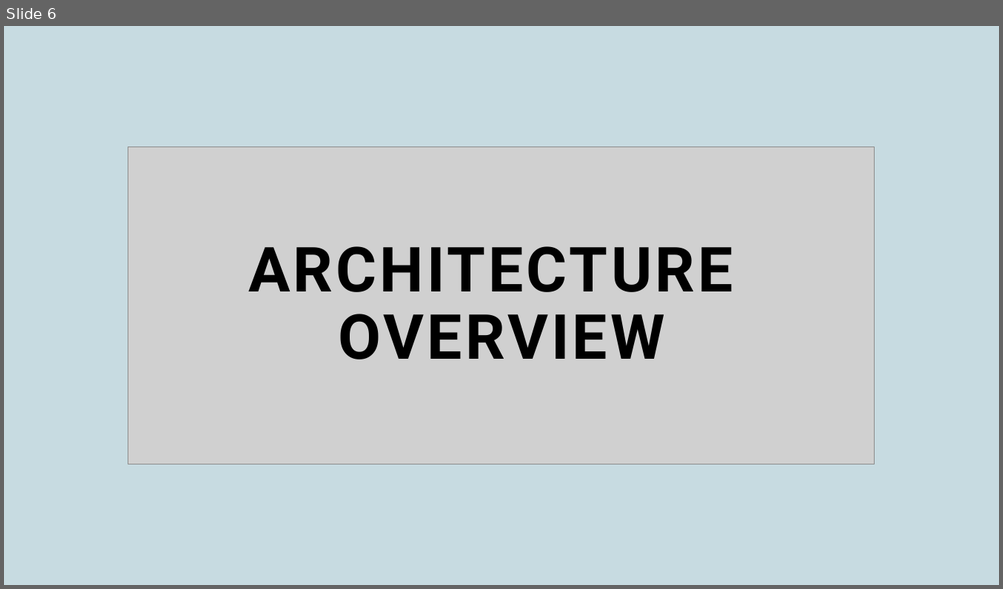
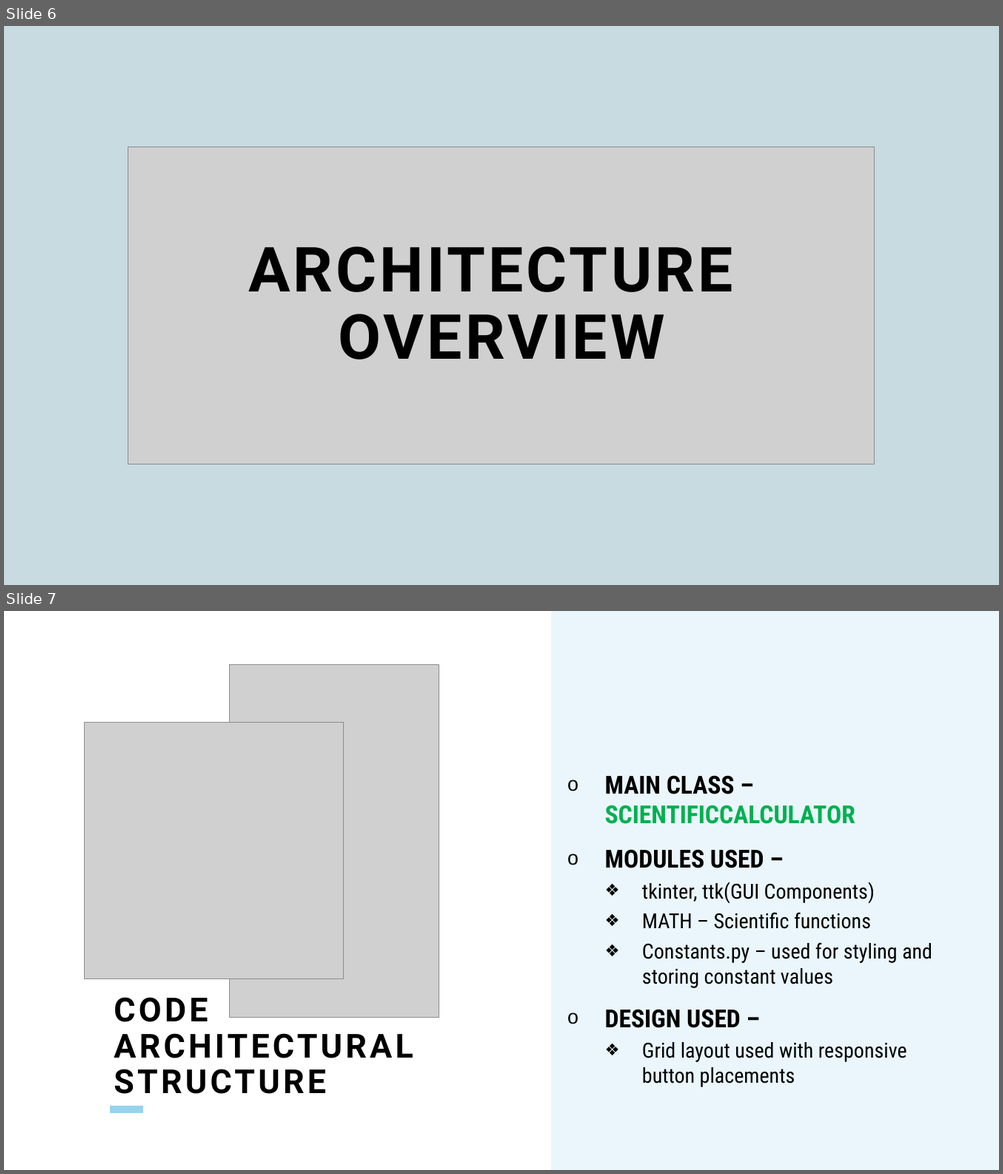
Before and after one commit to aishks14/scientific-calc-project-2, a slide deck: scientific-calculator-project-2.pptx. Shown one above the other, each under a label of ours: slide 6 before the commit, slides 6 and 7 after it. The pictures are 1003x589 and 1003x1174 pixels, drawn with LibreOffice and Linux fonts; fonts in the diff are those of the drawing; grey boxes stand for pictures. Boxes give left, top, right and bottom in pixels: in the first picture for what was removed or moved away, otherwise in the second. Text is boxed around its words. In the diff, an @@ line names an element or a change of style, - is before the commit and + after.

```diff
--- a/scientific-calculator-project-2.pptx
+++ b/scientific-calculator-project-2.pptx
@@ slide 7 added at bbox=[4, 611, 999, 1170], background #FFFFFF @@
@@ rectangle added at bbox=[551, 611, 999, 1170], fill #EAF6FB @@
@@ picture added at bbox=[229, 665, 439, 1017] @@
@@ picture added at bbox=[85, 722, 344, 979] @@
@@ text added at bbox=[605, 775, 932, 1088], 20 pt, text #000000 @@
+o MAIN CLASS – SCIENTIFICCALCULATOR
+o MODULES USED –
+  ❖ tkinter, ttk(GUI Components)
+  ❖ MATH – Scientific functions
+  ❖ Constants.py – used for styling and storing constant values
+o DESIGN USED –
+  ❖ Grid layout used with responsive button placements
@@ title added at bbox=[114, 997, 412, 1094], 32 pt, text #000000, bold @@
+CODE ARCHITECTURAL STRUCTURE
@@ line added from (110, 1110) to (144, 1110), #96D3ED 7 pt @@
```
Also in this commit, not shown: 6 slides changed, 5 other slides added, 6 slides removed.
